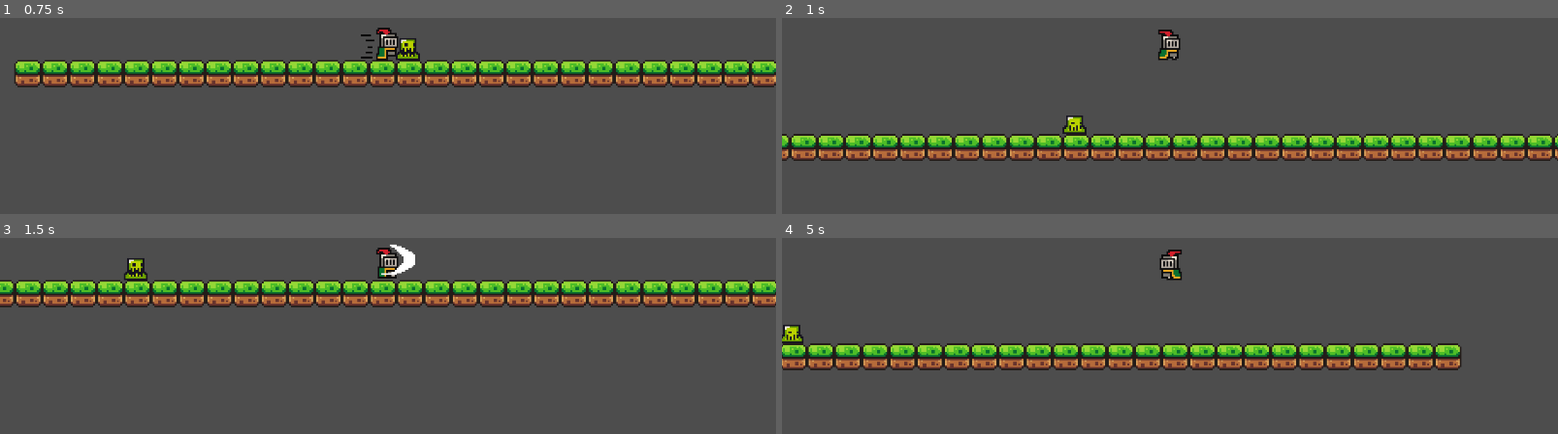
Above: before the commit, frames 1-4 (two rows, left to right).
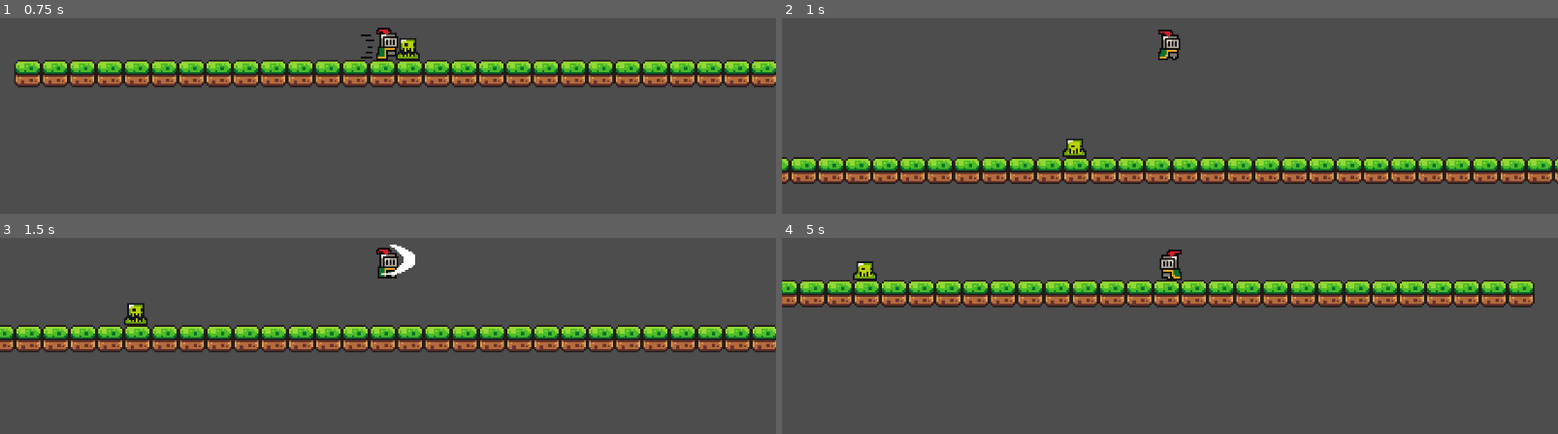
Above: after the commit, the same moments.

Repository: frangr94/doge-bonk
Game: Godot game, scene res://scenes/levels/tutorial.tscn
Two runs of this game, one before a commit and one after it. Both use one fixed random seed, a clock stepped at 60 frames per second and the inputs below.
Inputs:
- Up to frame 1 (0.75 s): hold Right (move_right) from 0.53 s (still down); tap Shift (dash) at 0.6 s
- Up to frame 2 (1 s): keep holding Right (move_right); tap Space (jump) at 0.77 s
- Up to frame 3 (1.5 s): keep holding Right (move_right); tap A (attack) at 1.35 s
- Up to frame 4 (5 s): tap Space (jump) at 1.52, 3.02, 3.77, 4.52 s; tap Shift (dash) at 1.55, 2.1, 2.85, 3.8, 4.35 s; release Right (move_right) at 2.03 s; hold Left (move_left) 2.03-2.78 s; hold Right (move_right) 2.78-4.28 s; tap A (attack) at 3.6 s; hold Left (move_left) from 4.28 s (still down)

Frame 1 is identical in both runs. In frame 2, 25% of the frame differs, in the area x 0-100%, y 49-85%; in frame 3, 27%, in the area x 0-100%, y 10-59%; in frame 4, 25%.

Commit message:
air dash

Diff:
--- a/scripts/global/game_manager.gd
+++ b/scripts/global/game_manager.gd
@@ -1,7 +1,7 @@
 extends Node
 
 var player_hp = 3
-var roll_unlock = false
+var roll_unlock = true
 
 # Called when the node enters the scene tree for the first time.
 func _ready() -> void:
--- a/scripts/player/player_movement.gd
+++ b/scripts/player/player_movement.gd
@@ -14,26 +14,35 @@
 # check if player is rolling
 var isDashing = false
 
+# dash cooldown
+var canDash = true
+const DASH_COOLDOWN = 0.5 #seconds
+
 
 func start_dash() -> void:
+	if GameManager.roll_unlock == true && canDash == true:
+		canDash = false
+		isDashing = true
+		animated_sprite_2d.play("dash")
+		player.set_collision_layer_value(7, false) # get iframes
 
-	isDashing = true
-	animated_sprite_2d.play("dash")
-	player.set_collision_layer_value(7, false) # get iframes
+		# freeze vertical velocity to make a straightline while dashing
+		velocity.y = 0
 
+		if animated_sprite_2d.flip_h:
+			velocity.x = -SPEED * 1.8
+		else:
+			velocity.x = SPEED * 1.8
 
-	if animated_sprite_2d.flip_h:
-		velocity.x = -SPEED * 1.8
-	else:
-		velocity.x = SPEED * 1.8
-
-	await animated_sprite_2d.animation_finished
-	player.set_collision_layer_value(7, true) # disable iframes
-	isDashing = false
+		await animated_sprite_2d.animation_finished
+		player.set_collision_layer_value(7, true) # disable iframes
+		isDashing = false
+		await get_tree().create_timer(DASH_COOLDOWN).timeout # insert dash cooldown
+		canDash = true
 
 
 func _physics_process(delta: float) -> void:
-	if not is_on_floor():
+	if not is_on_floor() && isDashing == false:
 		velocity += get_gravity() * delta
 
 	if Input.is_action_just_pressed("jump") and is_on_floor():
